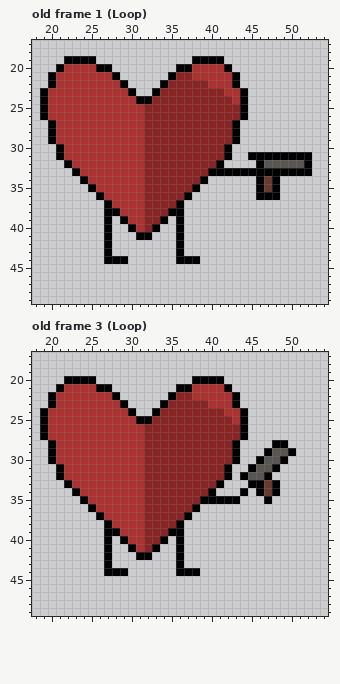
Pixel-art file -- Assets/Sprites/Aseprite/main_character.aseprite. That is the earlier state.
64x64 pixels, 3 frames. Shown: old frame 1 (Loop): x 18..54, y 17..49; old frame 3 (Loop): x 18..54, y 17..49.
After the commit:
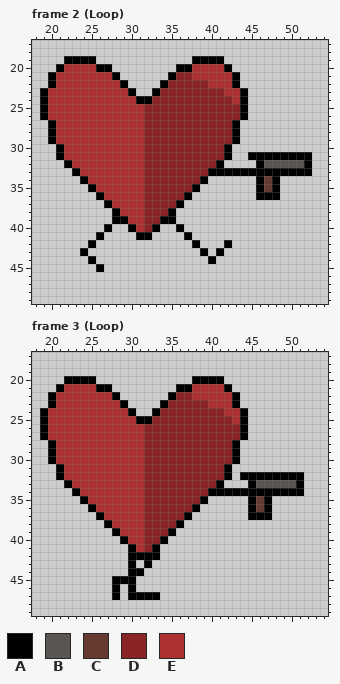
Palette (. is transparent): A #000000  B #595652  C #663931  D #882424  E #ac3232
A new or re-ordered frame is compared with the old frame closest to it.
Commit message: walk cycle v1
From old to new:
frames 3 -> 5
--- frame 2 (Loop) is new; against old frame 1 (Loop)
@@ x 22..44 @@
 37 .....AEEEEDDDDA........
-38 .....AAEEEDDDAA........
-39 .....A.AEEDDA.A........
+38 ......AEEEDDDA.........
+39 ......AAEEDDAA.........
 40 .....A..AEDA..A........
-41 .....A...AA...A........
-42 .....A........A........
-43 .....A........A........
-44 .....AAA......AAA......
-45 .......................
+41 ....A....AA....A.......
+42 ...A............A...A..
+43 ..A..............A.A...
+44 ...A..............A....
+45 ....A..................
 46 .......................
--- frame 3 (Loop) is new; against old frame 3 (Loop)
@@ x 18..54 @@
 27 .AEEEEEEEEEEEEDDDDDDDDDDDDA..........
-28 ..AEEEEEEEEEEEDDDDDDDDDDDA....AA.....
-29 ..AEEEEEEEEEEEDDDDDDDDDDDA...ABBA....
-30 ..AEEEEEEEEEEEDDDDDDDDDDDA..ABBA.....
-31 ...AEEEEEEEEEEDDDDDDDDDDA..ABBA......
-32 ...AEEEEEEEEEEDDDDDDDDDDA.ABBA.......
-33 ....AEEEEEEEEEDDDDDDDDDA...AACA......
-34 .....AEEEEEEEEDDDDDDDDA...A.ACA......
-35 ......AEEEEEEEDDDDDDDAAAAA...A.......
-36 .......AEEEEEEDDDDDDA................
-37 ........AEEEEEDDDDDA.................
+28 ..AEEEEEEEEEEEDDDDDDDDDDDA...........
+29 ..AEEEEEEEEEEEDDDDDDDDDDDA...........
+30 ..AEEEEEEEEEEEDDDDDDDDDDDA...........
+31 ...AEEEEEEEEEEDDDDDDDDDDA............
+32 ...AEEEEEEEEEEDDDDDDDDDDA.AAAAAAAA...
+33 ....AEEEEEEEEEDDDDDDDDDA...ABBBBBA...
+34 .....AEEEEEEEEDDDDDDDDAAAAAAAAAAAA...
+35 ......AEEEEEEEDDDDDDDA.....ACA.......
+36 .......AEEEEEEDDDDDDA......ACA.......
+37 ........AEEEEEDDDDDA.......AAA.......
 38 .........AEEEEDDDDA..................
-39 .........AAEEEDDDAA..................
-40 .........A.AEEDDA.A..................
-41 .........A..AEDA..A..................
-42 .........A...AA...A..................
-43 .........A........A..................
-44 .........AAA......AAA................
-45 .....................................
-46 .....................................
-47 .....................................
+39 ..........AEEEDDDA...................
+40 ...........AEEDDA....................
+41 ............AEDA.....................
+42 ............AAAA.....................
+43 ............A.A......................
+44 ............AA.......................
+45 ..........AAA........................
+46 ..........A.A........................
+47 ..........A.AAAA.....................
 48 .....................................
